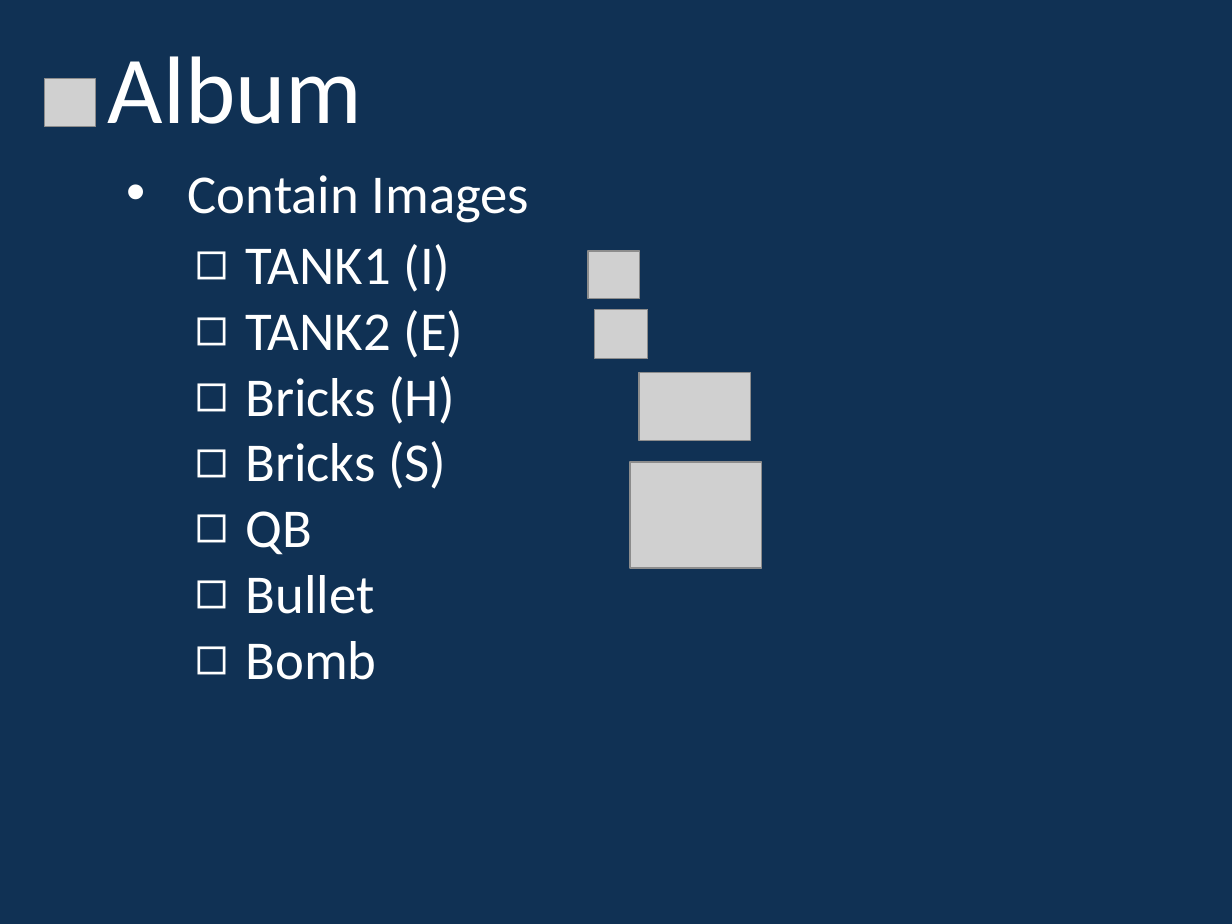
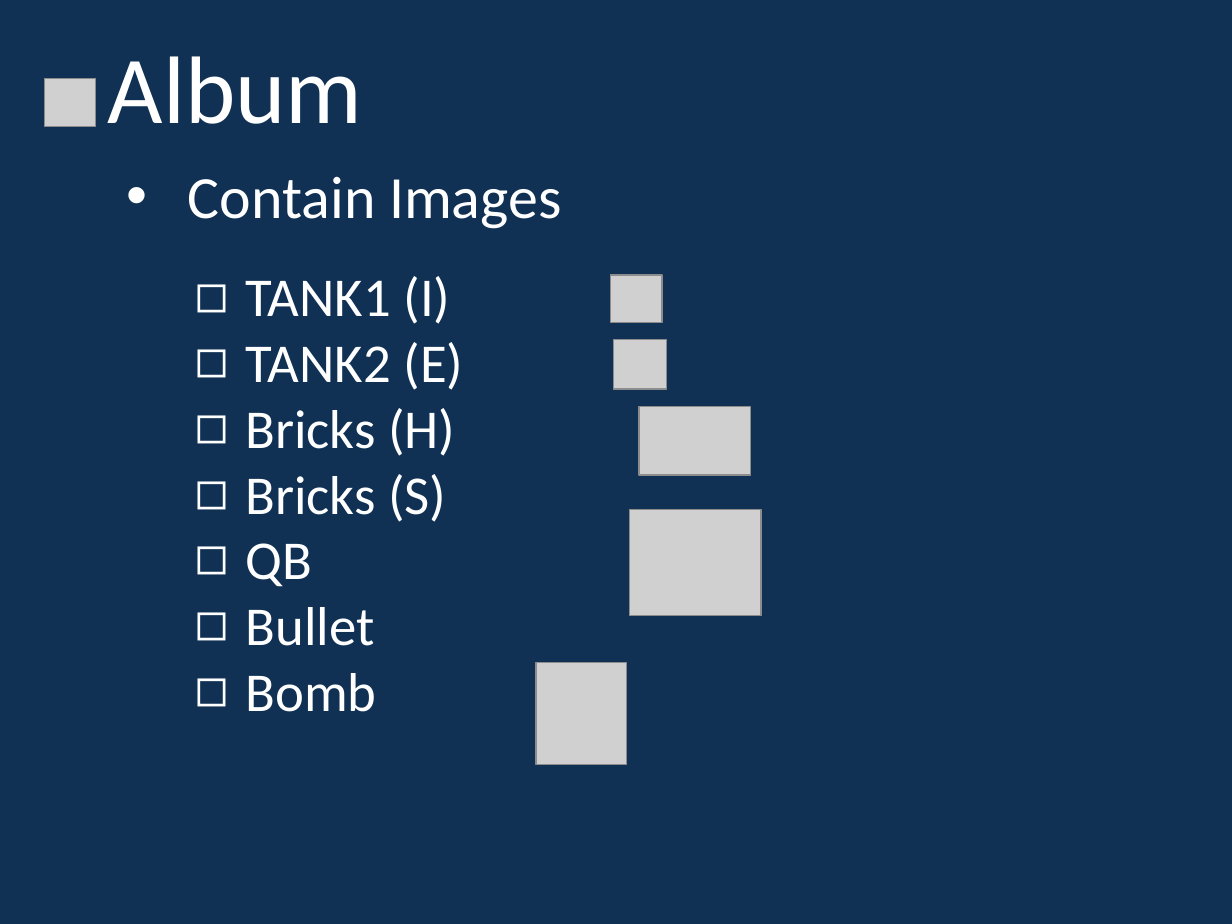
Before and after one commit to Tenyoku8478/The-Tank-War, a slide deck: slide 21 of 計概presentation.pptx. Drawn at 1232x924 pixels with LibreOffice and Linux fonts; fonts in the diff are those of the drawing; grey boxes stand for pictures; background and template pictures are left out. Boxes give left, top, right and bottom in pixels: in the first picture for what was removed or moved away, otherwise in the second. Text is boxed around its words. In the diff, an @@ line names an element or a change of style, - is before the commit and + after.

```diff
--- a/計概presentation.pptx
+++ b/計概presentation.pptx
@@ text "Contain Images" at (188,176,562,229): size 32 to 35 pt @@
@@ text "TANK1 (I)": place and size @@
-text "TANK1 (I)" at (245,244,463,680)
+text "TANK1 (I)" at (245,276,463,712)
@@ picture: place and size @@
-picture at (588,251,639,299)
+picture at (611,275,663,323)
@@ picture: place and size @@
-picture at (595,309,648,359)
+picture at (614,340,667,389)
@@ picture: place and size @@
-picture at (639,372,750,441)
+picture at (639,407,750,476)
@@ picture: place and size @@
-picture at (630,462,761,568)
+picture at (630,510,761,616)
@@ picture added at (536,663,627,765) @@
```
Also in this commit, not shown: 9 other slides changed, 1 slide added, 2 other files.
